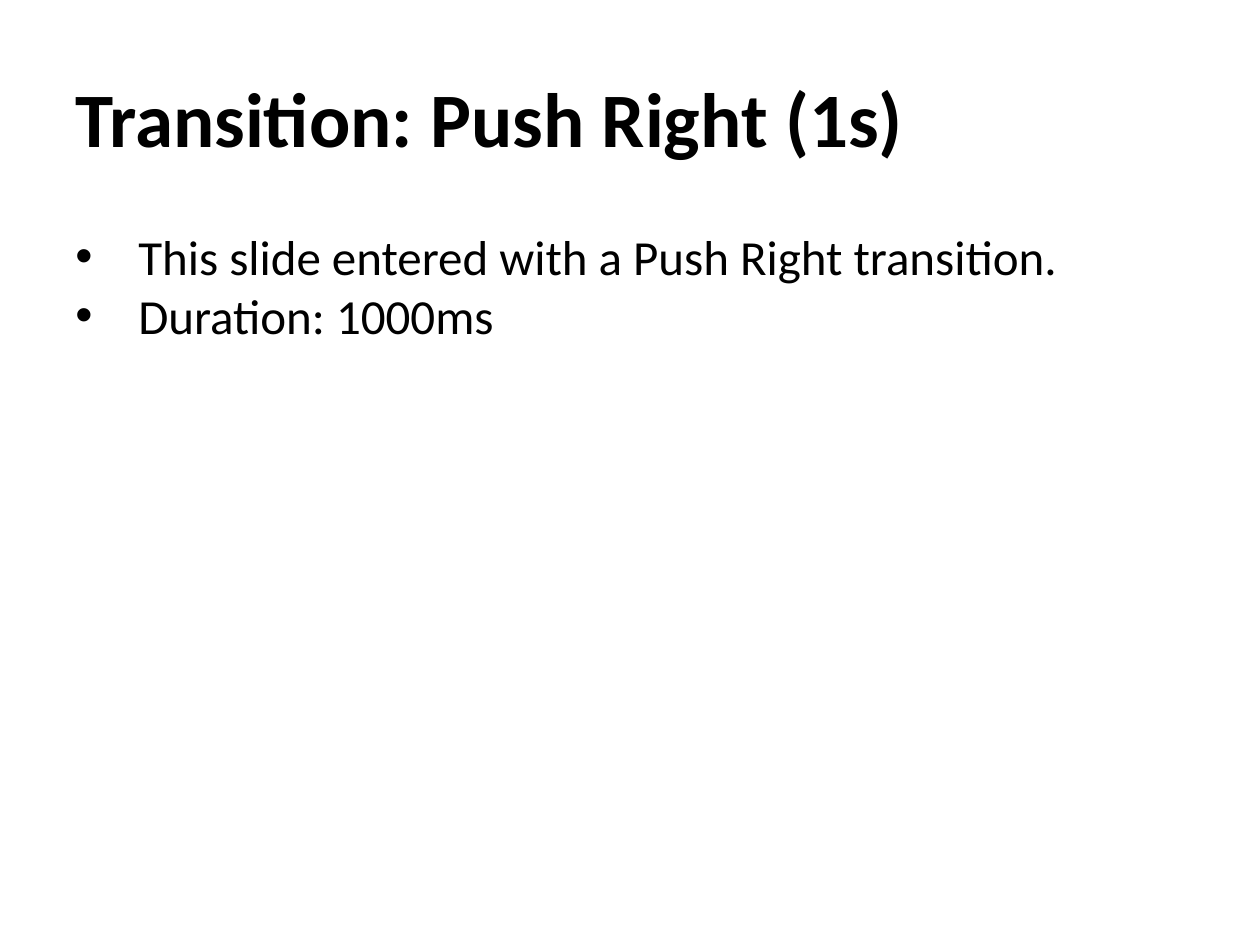
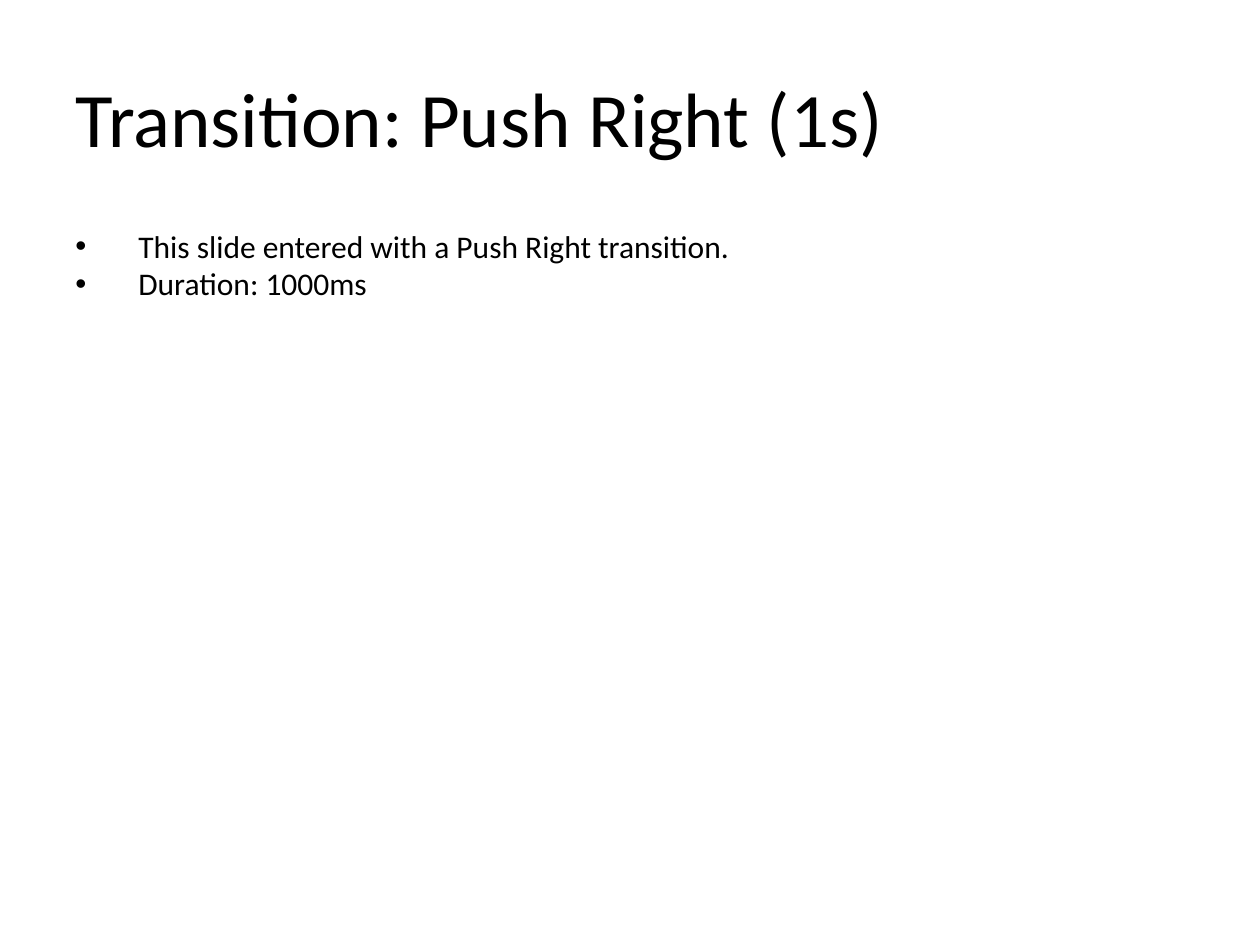
Before and after one commit to djinn-soul/gopptx, a slide deck: slide 2 of smoke_samples/animations.pptx. Drawn at 1260x945 pixels with LibreOffice and Linux fonts; fonts in the diff are those of the drawing. Boxes give left, top, right and bottom in pixels: in the first picture for what was removed or moved away, otherwise in the second. Text is boxed around its words. In the diff, an @@ line names an element or a change of style, - is before the commit and + after.

```diff
--- a/smoke_samples/animations.pptx
+++ b/smoke_samples/animations.pptx
@@ text "Transition: Push Right (1s)" at [75, 91, 883, 161]: bold off @@
@@ text "This slide entered with a ..." at [138, 236, 729, 296]: size 28 to 18 pt @@
```
Also in this commit, not shown: 3 other slides changed, 40 other files.
